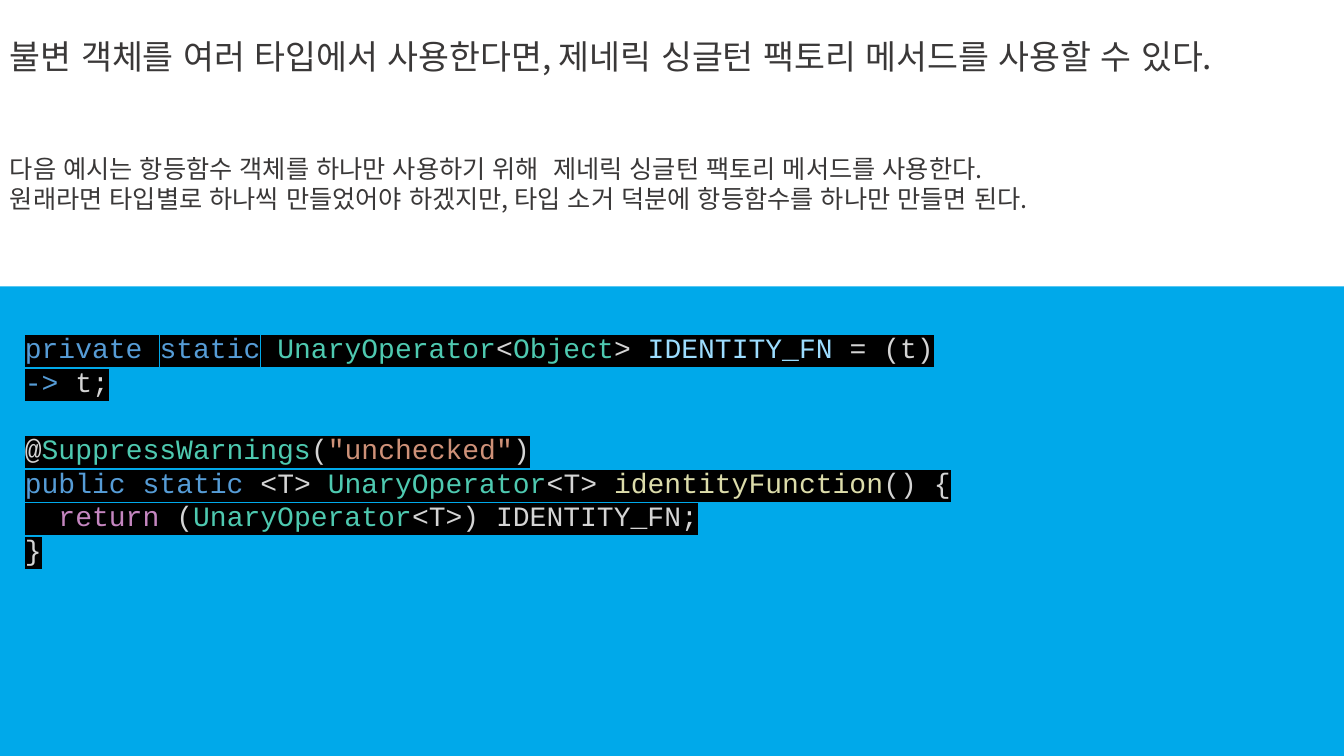
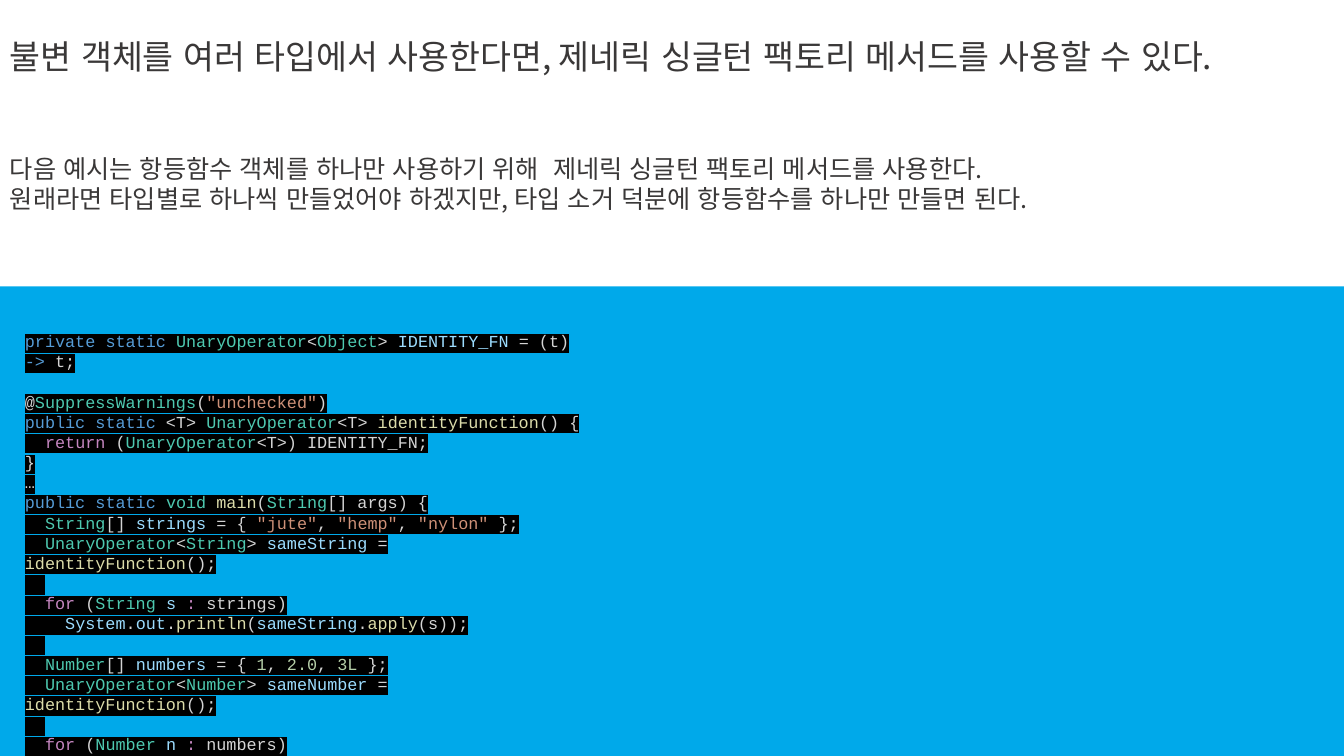
Before and after one commit to ProsyncStudy/EffectiveJava_3e, a slide deck: slide 21 of markdown/ch5.pptx (slide 20 before the commit). Drawn at 1344x756 pixels with LibreOffice and Linux fonts; fonts in the diff are those of the drawing. Boxes give left, top, right and bottom in pixels: in the first picture for what was removed or moved away, otherwise in the second. Text is boxed around its words. In the diff, an @@ line names an element or a change of style, - is before the commit and + after.

Commit message:
change

```diff
--- a/markdown/ch5.pptx
+++ b/markdown/ch5.pptx
@@ text at bbox=[25, 335, 569, 452]: size 20 to 12 pt in "private static UnaryOperator<Object> IDENTITY_FN = (t) -> ...", "@SuppressWarnings("unchecked")", "public static <T> UnaryOperator<T> identityFunction() {", "return (UnaryOperator<T>) IDENTITY_FN;" and 1 more places @@
@@ text at bbox=[25, 496, 489, 754]: paragraphs added @@
+}
+…
+public static void main(String[] args) {
+String[] strings = { "jute", "hemp", "nylon" };
+UnaryOperator<String> sameString = identityFunction();
+for (String s : strings)
+System.out.println(sameString.apply(s));
+Number[] numbers = { 1, 2.0, 3L };
+UnaryOperator<Number> sameNumber = identityFunction();
+for (Number n : numbers)
+System.out.println(sameNumber.apply(n));
```
Also in this commit, not shown: 3 other slides changed, 1 slide added.
